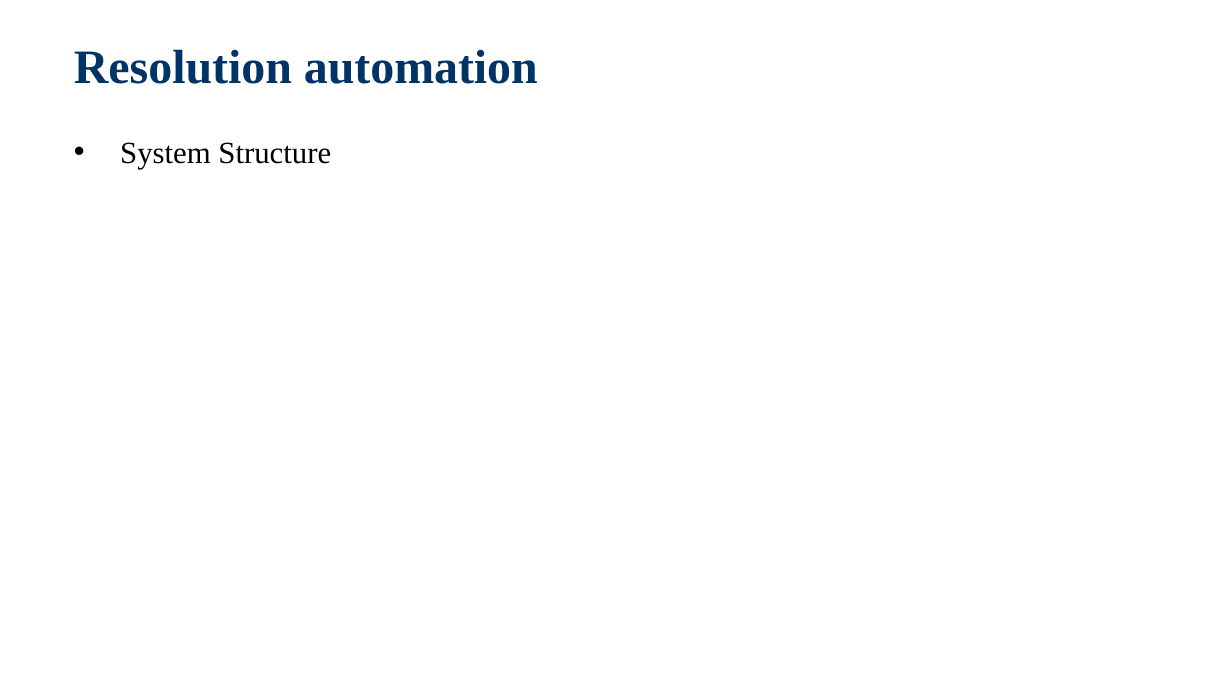
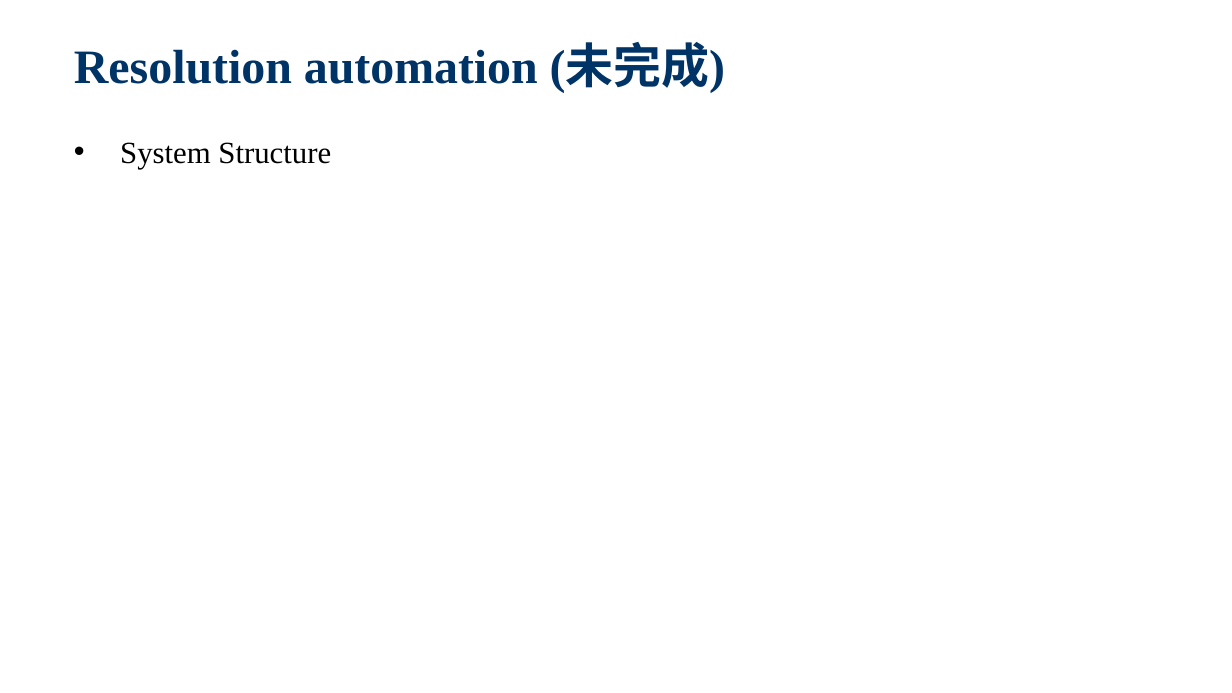
Before and after one commit to jackiejay888/automation, a slide deck: slide 19 of kpi/Test Automation_Demo.pptx (slide 16 before the commit). Drawn at 1232x693 pixels with LibreOffice and Linux fonts; fonts in the diff are those of the drawing; background and template pictures are left out. Boxes give left, top, right and bottom in pixels: in the first picture for what was removed or moved away, otherwise in the second. Text is boxed around its words. In the diff, an @@ line names an element or a change of style, - is before the commit and + after.

```diff
--- a/kpi/Test Automation_Demo.pptx
+++ b/kpi/Test Automation_Demo.pptx
@@ title at bbox=[74, 46, 725, 93]: text changed @@
-Resolution automation
+Resolution automation (未完成)
```
Also in this commit, not shown: 2 other slides changed, 8 slides added, 2 other files.
